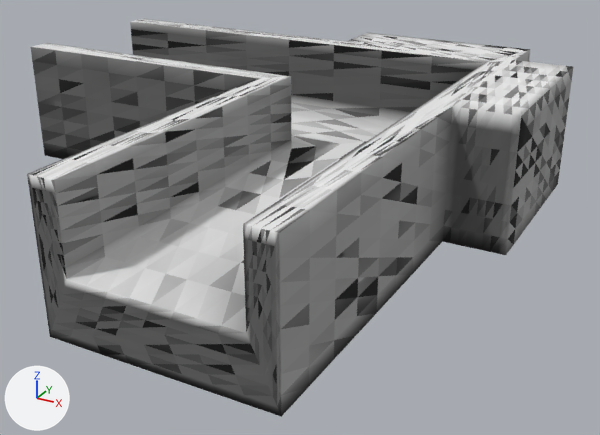
A saved change to the glTF model resources/shape-14.glb.
Rendered twice from a 50 mm camera at (0.403, -0.974, 0.378) aimed at (-0.056, -0.14, -0.039). Arrows for +X, +Y and +Z are at lower left; the lights stay in place. Vertices at the same position are counted once.

In view in the first picture: 'defaultobject'.
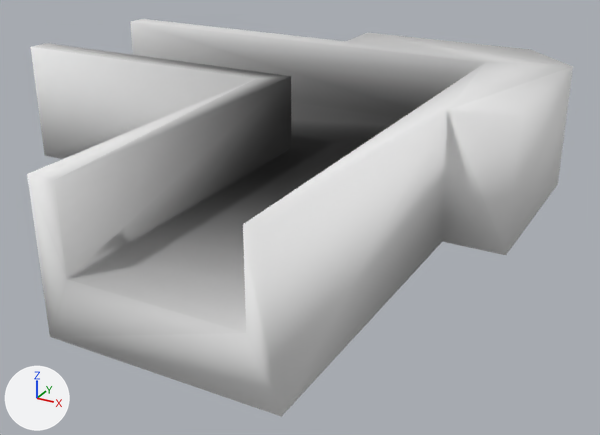
Where the change shows, as pixel boxes (x1, y1, x2, y2) in the pictures (600 x 435 px):
part 1 of me_defaultobject, cut back: before (27, 19, 573, 417); after (243, 33, 573, 417)

Patch to the scene script:
```diff
--- a/resources/shape-14.glb.py
+++ b/resources/shape-14.glb.py
@@ me_defaultobject @@
 # used by ob_defaultobject; location = (0.0, 0.0, 0.0)
-me_defaultobject.from_pydata(...)  # 2209 vertices, 4414 faces; spans x -0.5..0.2, y -0.5..0.2, z -0.038..0.125
+me_defaultobject.from_pydata(...)  # 34 vertices, 64 faces; spans x -0.5..0.2, y -0.5..0.2, z -0.038..0.125
+# me_defaultobject part 1: 2177 vertices removed from x -0.5..0.2, y -0.5..0.2, z -0.038..0.125; 2 vertices added at x 0.125..0.199, y -0.141..0.125, z 0.125
+# me_defaultobject part 2: the surface is now shaded smooth
 me_defaultobject.materials.append(mat_material_0_material)
```
